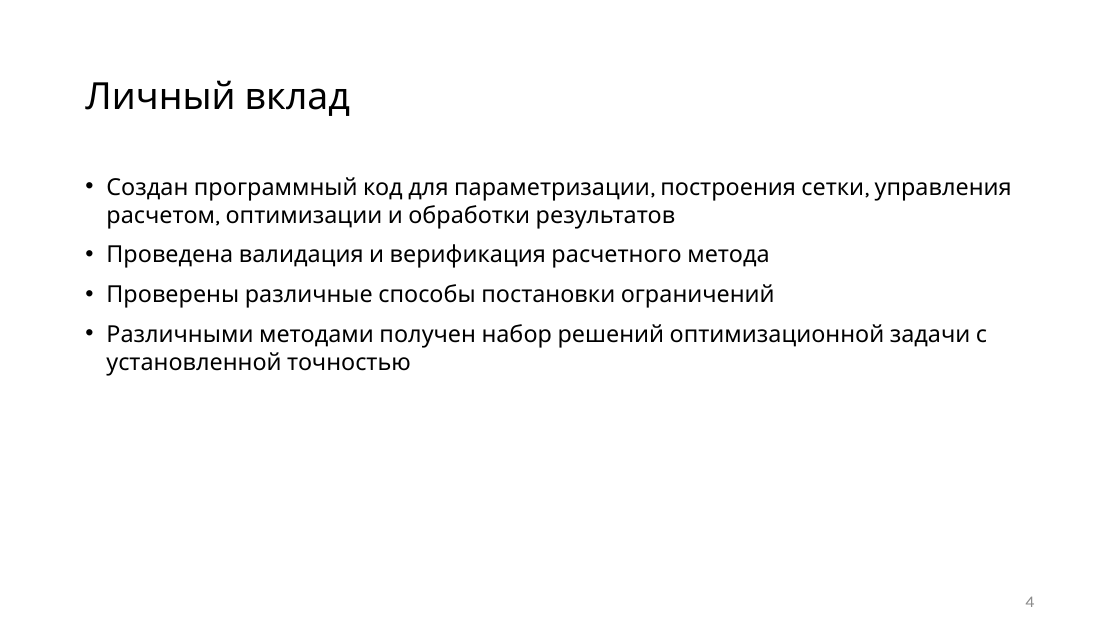
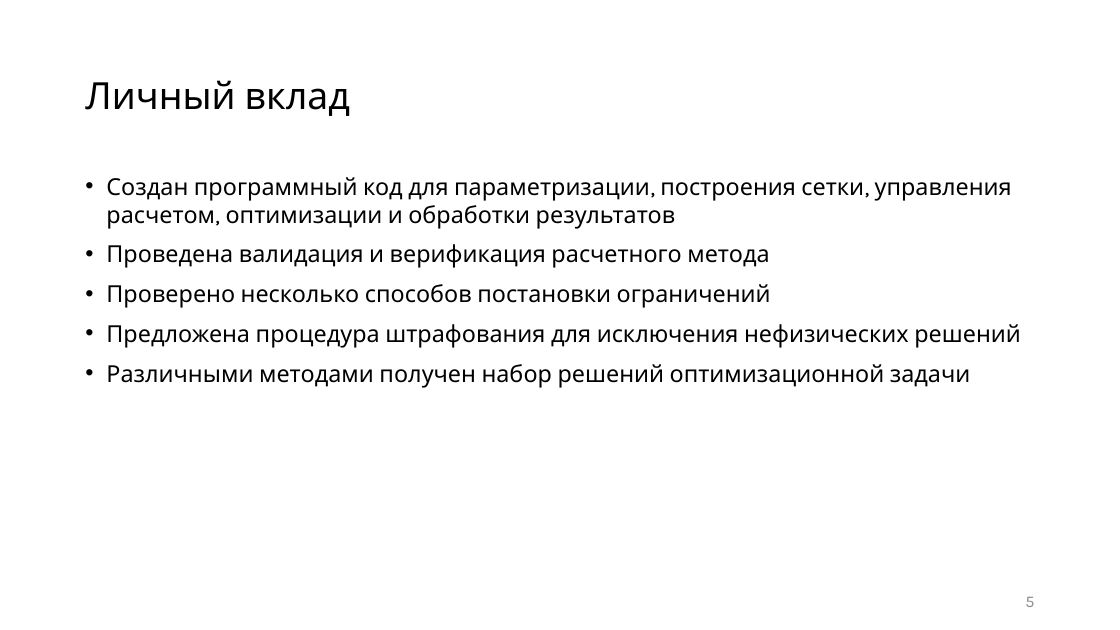
Before and after one commit to 737CMD/Diploma_bac, a slide deck: slide 5 of results/Тексты/Презентация_ВКР Черных.pptx (slide 4 before the commit). Drawn at 1120x630 pixels with LibreOffice and Linux fonts; fonts in the diff are those of the drawing; background and template pictures are left out. Boxes give left, top, right and bottom in pixels: in the first picture for what was removed or moved away, otherwise in the second. Text is boxed around its words. In the diff, an @@ line names an element or a change of style, - is before the commit and + after.

```diff
--- a/results/Тексты/Презентация_ВКР Черных.pptx
+++ b/results/Тексты/Презентация_ВКР Черных.pptx
@@ text at [106, 284, 1021, 388]: text changed @@
-• Проверены различные способы постановки ограничений
-• Различными методами получен набор решений оптимизационной задачи с установленной точностью
+• Проверено несколько способов постановки ограничений
+• Предложена процедура штрафования для исключения нефизических решений
+• Различными методами получен набор решений оптимизационной задачи
@@ page number at [1025, 597, 1034, 607]: text changed @@
-4
+5
```
Also in this commit, not shown: 7 other slides changed, 14 slides added, 4 slides removed, 10 other files.
